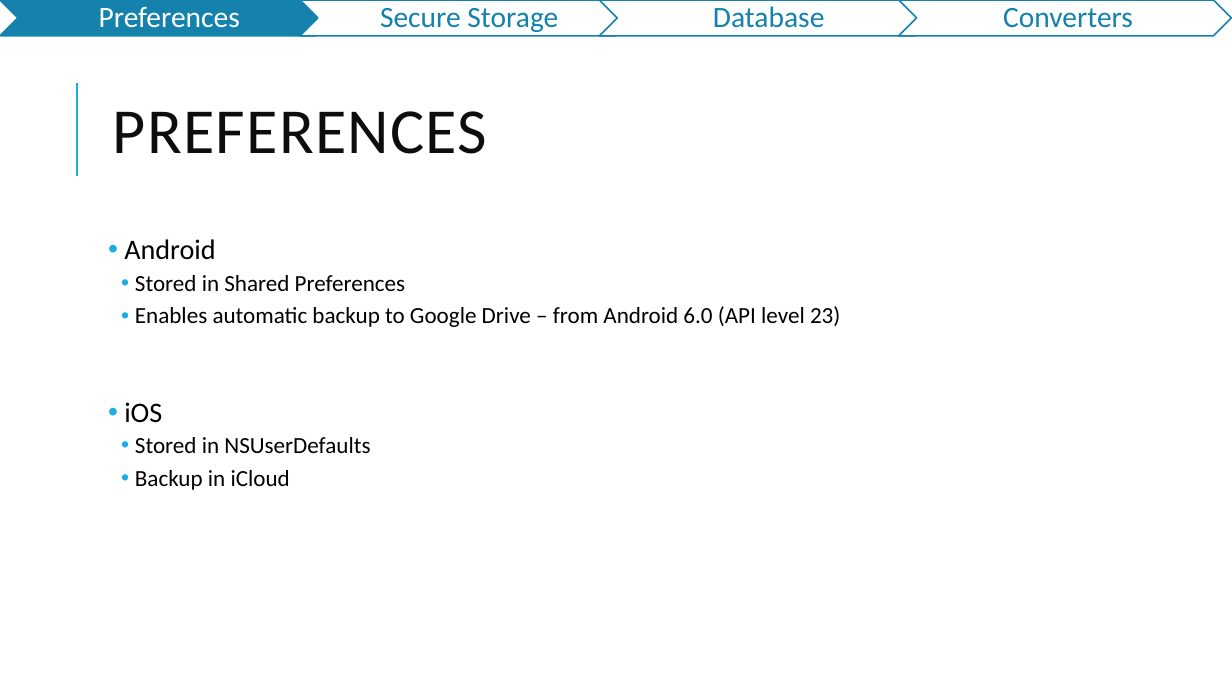
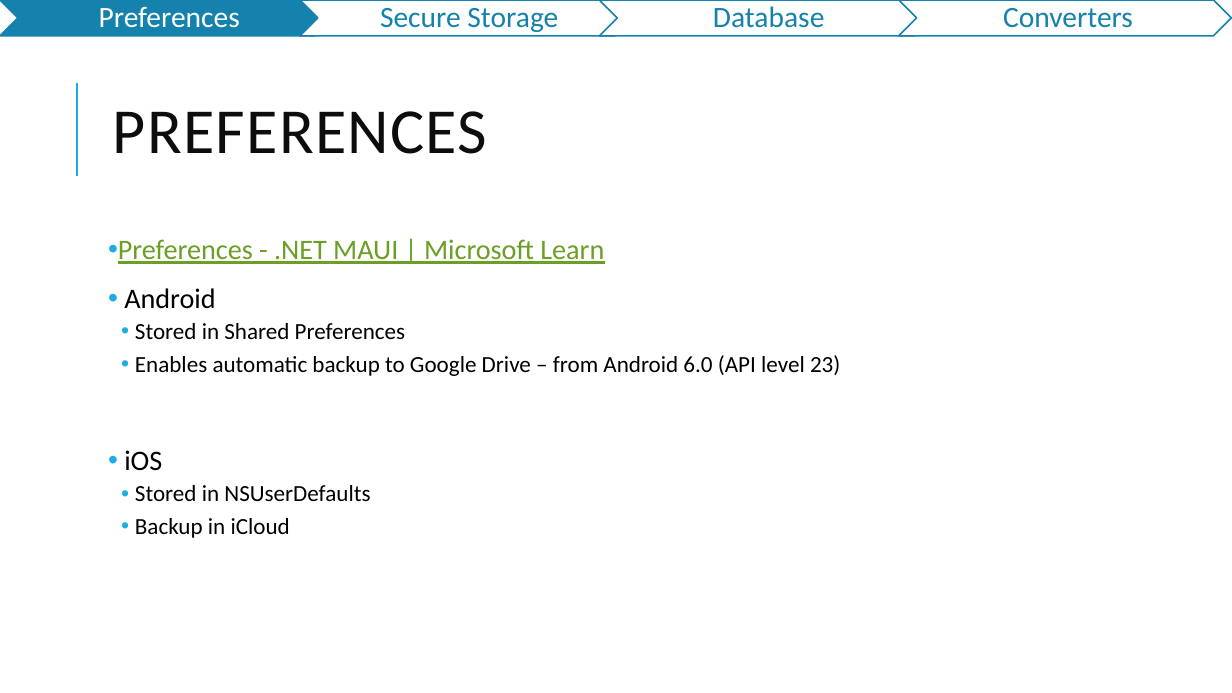
Before and after one commit to jasho/pv239-maui, a slide deck: slide 5 of 05_Storage/PV239-MAUI-05_Storage.pptx. Drawn at 1232x693 pixels with LibreOffice and Linux fonts; fonts in the diff are those of the drawing. Boxes give left, top, right and bottom in pixels: in the first picture for what was removed or moved away, otherwise in the second. Text is boxed around its words. In the diff, an @@ line names an element or a change of style, - is before the commit and + after.

```diff
--- a/05_Storage/PV239-MAUI-05_Storage.pptx
+++ b/05_Storage/PV239-MAUI-05_Storage.pptx
@@ text at (118,239,604,264): paragraph added @@
+• Preferences - .NET MAUI | Microsoft Learn
```
Also in this commit, not shown: 1 other slide changed.
